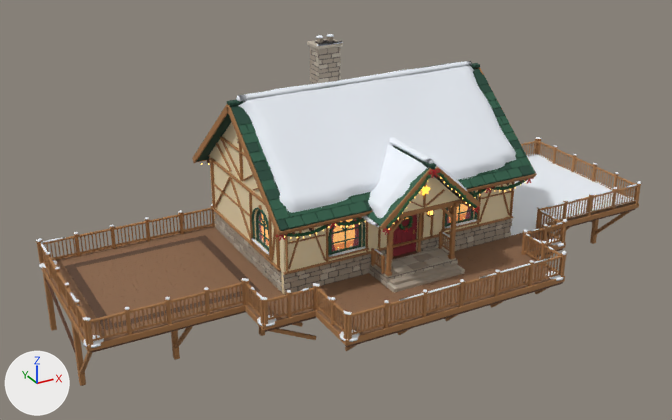
The glTF model assets/season-christmas-house.glb: old version first, new version second.
Camera for both pictures: a camera (50 mm lens) standing at (-15.8, -29.1, 32.2) and looking at (3.0, 5.2, 15.0). The lights are fixed; the arrows at lower left show +X, +Y and +Z. The older version comes first. Where no turn or scale is listed for an object, it has been applied to the vertices.

Before the edit, the objects in view are built like this:
```python
me_xm_deck_support = bpy.data.meshes.new('XM_Deck_Support')
me_xm_deck_support.from_pydata(...)  # 960 vertices, 1704 faces; spans x -14.4..14.4, y -6.2..6.2, z -1.6..1.6
# faces by material slot: [616, 1088]
me_xm_deck_support.materials.append(mat_xm_beam_dark)  # brown #654330
me_xm_deck_support.materials.append(mat_xm_beam_honey)  # brown #a9784a
me_xm_door_main = bpy.data.meshes.new('XM_Door_Main')
me_xm_door_main.from_pydata(...)  # 251 vertices, 443 faces; spans x -0.66..0.66, y -0.07..0.07, z -1.21..1.21
# faces by material slot: [136, 3, 140, 164]
me_xm_door_main.materials.append(mat_xm_door_cranberry)  # red #8c2430
me_xm_door_main.materials.append(mat_xm_windowwarm)  # orange #f6c07a, glowing orange #dd9b4d
me_xm_door_main.materials.append(mat_xm_beam_dark)  # brown #654330
me_xm_door_main.materials.append(mat_xm_brass)  # orange #c79a4e
me_xm_house_snow = bpy.data.meshes.new('XM_House_Snow')
me_xm_house_snow.from_pydata(...)  # 4699 vertices, 8869 faces; spans x -6.26..6.26, y -5.23..5.15, z -3.82..3.82
me_xm_house_snow.materials.append(mat_xm_snowfrost)  # white #eef3fa
ob_xm_deck_support = bpy.data.objects.new('XM_Deck_Support', me_xm_deck_support)
ob_xm_deck_support.location = (5.0, 4.18, 11.32)
ob_xm_door_main = bpy.data.objects.new('XM_Door_Main', me_xm_door_main)
ob_xm_door_main.location = (5.0, 2.48, 14.72)
ob_xm_house_snow = bpy.data.objects.new('XM_House_Snow', me_xm_house_snow)
ob_xm_house_snow.location = (5.0, 5.8, 18.16)
# also in view: 'Walk_XM_Porch' at (5.0, 1.4, 13.3); 'XM_House_Stone' at (5.0, 5.4, 17.5); 'XM_House_Decor' at (5.0, 5.6, 16.5); 'XM_House_Windows' at (5.0, 6.4, 15.4); 'XM_Deck_Snow' at (5.0, 4.2, 14.2)
```
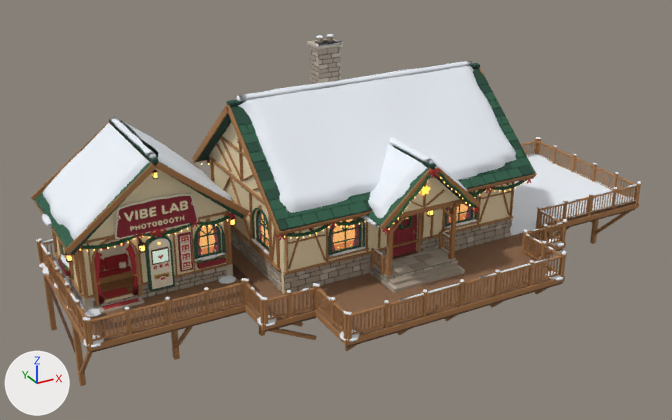
Location of each change, (x1, y1, x2, y2) in pixels of the pictures (672 x 420 px):
'XM_PadL_Booth_Snow', added
    after: (42, 117, 236, 317)
'XM_PadL_Booth_Shell', added
    after: (31, 122, 250, 314)
'XM_PadL_Booth_Sign', added
    after: (115, 193, 198, 239)
'XM_PadL_Booth_Decor', added
    after: (58, 170, 236, 306)
'XM_PadL_Booth_Kiosk', added
    after: (145, 232, 193, 292)
'XM_PadL_Booth_Nook', added
    after: (98, 239, 134, 300)
'XM_PadL_Booth_Roof', added (mostly hidden)
    after: (35, 119, 245, 255)
'XM_PadL_Booth_Stone', added
    after: (54, 251, 233, 312)
'XM_PadL_Booth_Window', added
    after: (59, 218, 228, 271)
'XM_PadL_Booth_Light', added
    after: (152, 242, 168, 264)

The change, as a list of edits to the scene's bpy script:
```text
Add ob_xm_padl_booth_window:
    ob_xm_padl_booth_window = bpy.data.objects.new('XM_PadL_Booth_Window', me_xm_padl_booth_window)  # 994 vertices, 1560 faces; spans x -3.21..3.21, y -1.72..1.72, z -0.94..0.94; in mat_xm_frame_pine (dark green #2c5843), mat_xm_beam_honey (brown #a9784a), mat_xm_winglass (pale blue #cfe3f2), mat_xm_windowwarm (orange #f6c07a, glowing orange #dd9b4d), mat_xm_windowwarmdeep (orange #d98c4a, glowing brown #b06428), mat_xm_curtain_red (red #b5323a), mat_xm_candle_wax (pale yellow #f2e6cc), mat_xm_candle_flame (beige #ffe7a6, glowing orange #ffc060)
    ob_xm_padl_booth_window.location = (-5.71, 6.55, 15.15)
Add ob_xm_padl_booth_decor:
    ob_xm_padl_booth_decor = bpy.data.objects.new('XM_PadL_Booth_Decor', me_xm_padl_booth_decor)  # 4131 vertices, 7392 faces; spans x -3.71..3.71, y -2.85..2.85, z -2.89..2.89; in mat_xm_door_cranberry (red #8c2430), mat_xm_garland_firlight (dark green #3e7444), mat_xm_berry_red (red #b0172a), mat_xm_garland_fir (dark green #2e5d39), mat_xm_snowfrost (white #eef3fa), mat_xm_bow_red (red #c2252f), mat_xm_beam_honey (brown #a9784a), mat_xm_curtain_red (red #b5323a), mat_xm_ribbon_gold (yellow #e0b654), mat_xm_festoon_bulb (beige #ffe2a8, glowing orange #ffc46a), mat_xm_iron_black (black #2a2522), mat_xm_lantern_glow (beige #ffe0a0, glowing orange #ffb955)
    ob_xm_padl_booth_decor.location = (-5.53, 7.3, 16.09)
Add ob_xm_padl_booth_nook:
    ob_xm_padl_booth_nook = bpy.data.objects.new('XM_PadL_Booth_Nook', me_xm_padl_booth_nook)  # 552 vertices, 802 faces; spans x -1.2..1.2, y -1.03..1.03, z -1.45..1.45; in mat_xm_floor_board (brown #9c6e47), mat_xm_beam_dark (brown #654330), mat_xm_plaster_inner (beige #ebd7b2), mat_xm_fabric_cream (pale yellow #eee3cc), mat_xm_card_red (red #c4433f), mat_xm_ribbon_gold (yellow #e0b654), mat_xm_beam_honey (brown #a9784a), mat_xm_sofa_red (red #a3262f), mat_xm_plaid_green (dark green #2f5a3c), mat_xm_rug_red (red #b03535)
    ob_xm_padl_booth_nook.location = (-7.3, 6.26, 14.68)
Add ob_xm_padl_booth_light:
    ob_xm_padl_booth_light = bpy.data.objects.new('XM_PadL_Booth_Light', me_xm_padl_booth_light)  # 63 vertices, 112 faces; spans x -1.13..1.13, y -0.84..0.84, z -0.71..0.71; in mat_xm_kiosk_screen (white #d6ebdd, glowing grey #90a397), mat_xm_lantern_glow (beige #ffe0a0, glowing orange #ffb955), mat_xm_lamp_shade (beige #f3d9a6, glowing orange #ffc97a)
    ob_xm_padl_booth_light.location = (-6.34, 5.51, 15.42)
Add ob_xm_padl_booth_kiosk:
    ob_xm_padl_booth_kiosk = bpy.data.objects.new('XM_PadL_Booth_Kiosk', me_xm_padl_booth_kiosk)  # 808 vertices, 1446 faces; spans x -1.0..1.0, y -0.23..0.23, z -1.29..1.29; in mat_xm_frame_pine (dark green #2c5843), mat_xm_fabric_cream (pale yellow #eee3cc), mat_xm_beam_dark (brown #654330), mat_xm_card_red (red #c4433f), mat_xm_bow_red (red #c2252f), mat_xm_brass (orange #c79a4e), mat_xm_soot (black #231c17), mat_xm_door_cranberry (red #8c2430)
    ob_xm_padl_booth_kiosk.location = (-5.08, 4.79, 14.73)
Add ob_xm_padl_booth_sign:
    ob_xm_padl_booth_sign = bpy.data.objects.new('XM_PadL_Booth_Sign', me_xm_padl_booth_sign)  # 5851 vertices, 8147 faces; spans x -1.77..1.77, y -0.14..0.14, z -0.73..0.73; in mat_xm_fabric_cream (pale yellow #eee3cc), mat_xm_door_cranberry (red #8c2430), mat_xm_iron_black (black #2a2522), mat_xm_sign_letters (beige #f7e8c6), mat_xm_sign_letterside (beige #d8b47e)
    ob_xm_padl_booth_sign.location = (-5.53, 4.87, 16.8)
Add ob_xm_padl_booth_snow:
    ob_xm_padl_booth_snow = bpy.data.objects.new('XM_PadL_Booth_Snow', me_xm_padl_booth_snow)  # 2510 vertices, 4736 faces; spans x -3.96..3.96, y -2.97..3.08, z -3.39..3.39; in mat_xm_snowfrost (white #eef3fa)
    ob_xm_padl_booth_snow.location = (-5.55, 7.48, 16.11)
Add ob_xm_padl_booth_roof:
    ob_xm_padl_booth_roof = bpy.data.objects.new('XM_PadL_Booth_Roof', me_xm_padl_booth_roof)  # 2320 vertices, 3500 faces; spans x -3.74..3.74, y -2.96..2.96, z -1.66..1.66; in mat_xm_roof_pinedeep (dark green #24493a), mat_xm_roof_pine (dark green #2f5d47)
    ob_xm_padl_booth_roof.location = (-5.53, 7.32, 17.67)
Add ob_xm_padl_booth_stone:
    ob_xm_padl_booth_stone = bpy.data.objects.new('XM_PadL_Booth_Stone', me_xm_padl_booth_stone)  # 1546 vertices, 2592 faces; spans x -3.27..3.27, y -2.52..2.52, z -0.34..0.34; in mat_xm_stone_warm (beige #a79a8a), mat_xm_stone_light (grey #bdb2a2)
    ob_xm_padl_booth_stone.location = (-5.52, 7.47, 13.39)
Add ob_xm_padl_booth_shell:
    ob_xm_padl_booth_shell = bpy.data.objects.new('XM_PadL_Booth_Shell', me_xm_padl_booth_shell)  # 1234 vertices, 1918 faces; spans x -3.9..3.9, y -3.01..3.01, z -3.09..3.09; in mat_xm_stone_mortar (brown #6f665c), mat_xm_plaster_inner (beige #ebd7b2), mat_xm_plaster_cream (beige #efddb6), mat_xm_beam_honey (brown #a9784a), mat_xm_stone_light (grey #bdb2a2), mat_xm_rug_red (red #b03535)
    ob_xm_padl_booth_shell.location = (-5.53, 7.32, 16.13)
```
